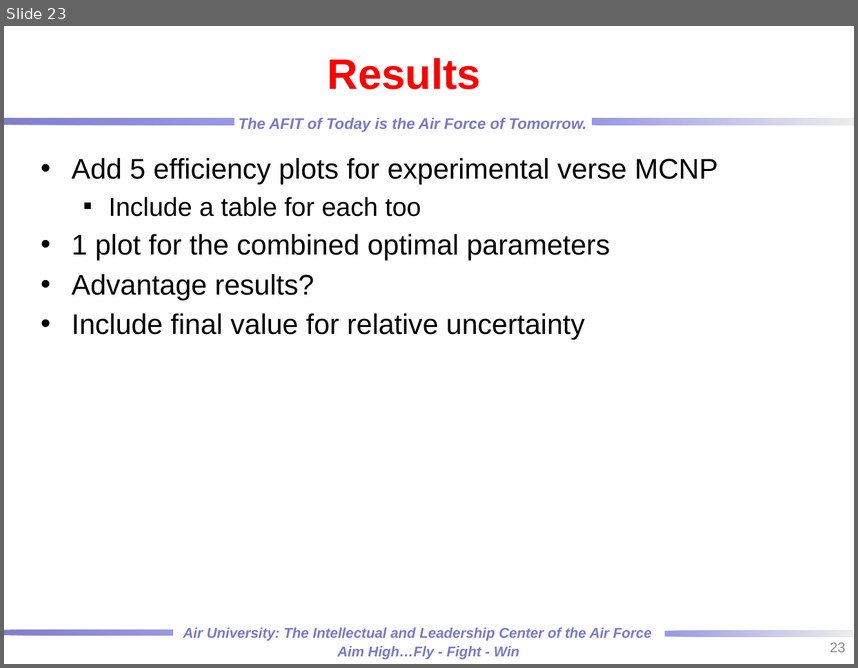
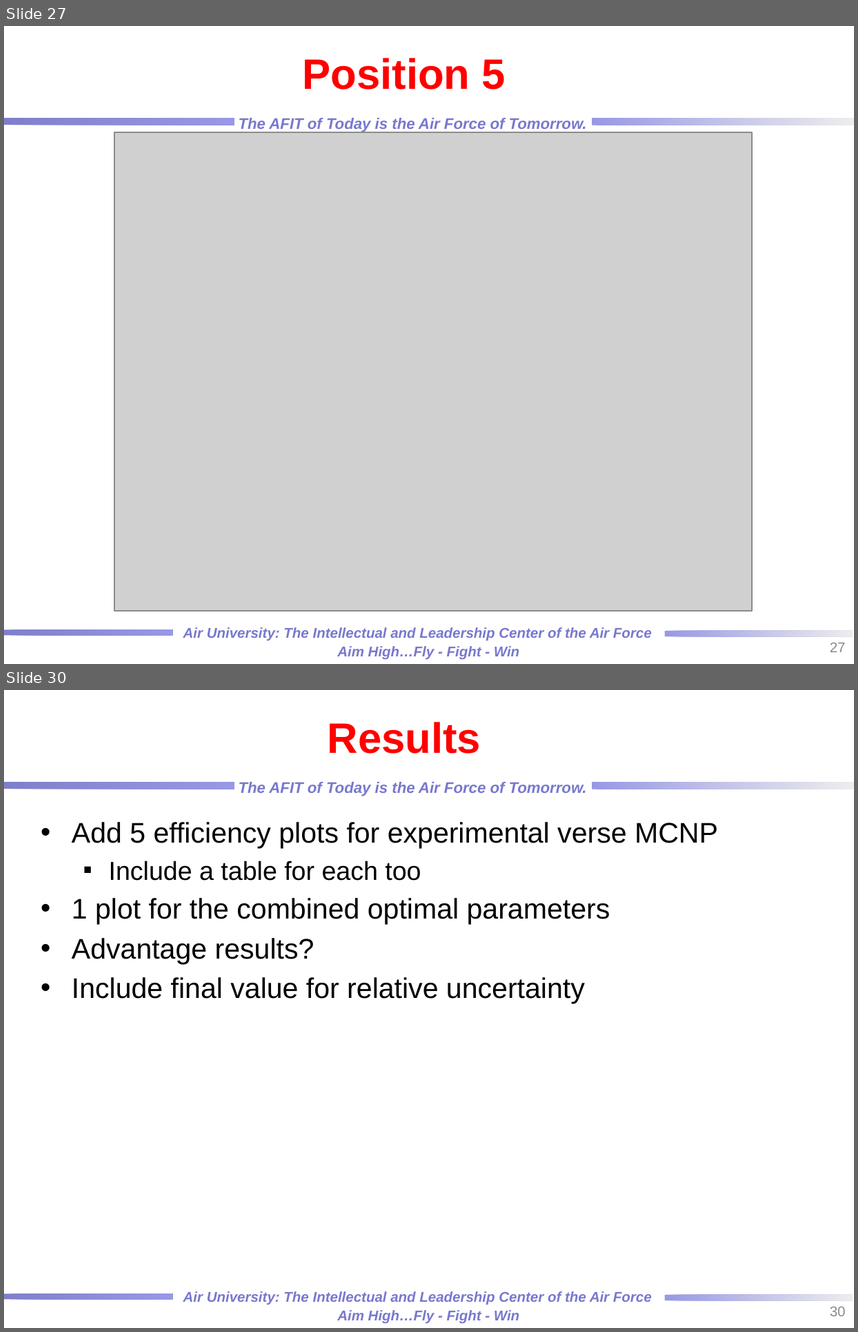
Before and after one commit to rtorzilli/GeDetector-Project, a slide deck: Report/HPGe_Automation Optimization_MCNP_Model.pptx. Shown one above the other, each under a label of ours: slide 23 before the commit, slides 27 and 30 after it; the slides between them are not shown. The pictures are 858x668 and 858x1332 pixels, drawn with LibreOffice and Linux fonts; fonts in the diff are those of the drawing; grey boxes stand for pictures; background and template pictures are left out. Boxes give left, top, right and bottom in pixels: in the first picture for what was removed or moved away, otherwise in the second. Text is boxed around its words. In the diff, an @@ line names an element or a change of style, - is before the commit and + after.

```diff
--- a/Report/HPGe_Automation Optimization_MCNP_Model.pptx
+++ b/Report/HPGe_Automation Optimization_MCNP_Model.pptx
@@ slide 27 added at [4, 26, 854, 664], background picture (left out); not listed: 7 template elements that a slide beside it also shows @@
@@ title added at [303, 58, 506, 89], 36 pt, text #FF0000, bold @@
+Position 5
@@ picture added at [114, 132, 752, 610] @@
@@ page number added at [830, 642, 846, 652], 12 pt, text #8C8C8C @@
+27
@@ what was slide 23 is now slide 30 @@
@@ page number at [830, 1306, 846, 1316]: text changed @@
-23
+30
```
Also in this commit, not shown: 4 slides changed, 7 other slides added, 1 slide removed, 3 other files.
